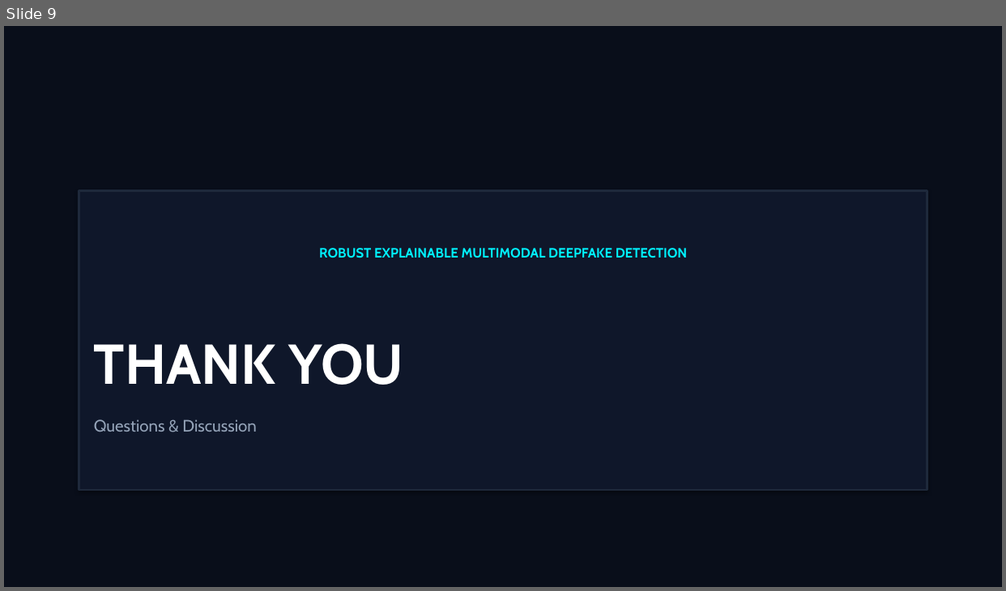
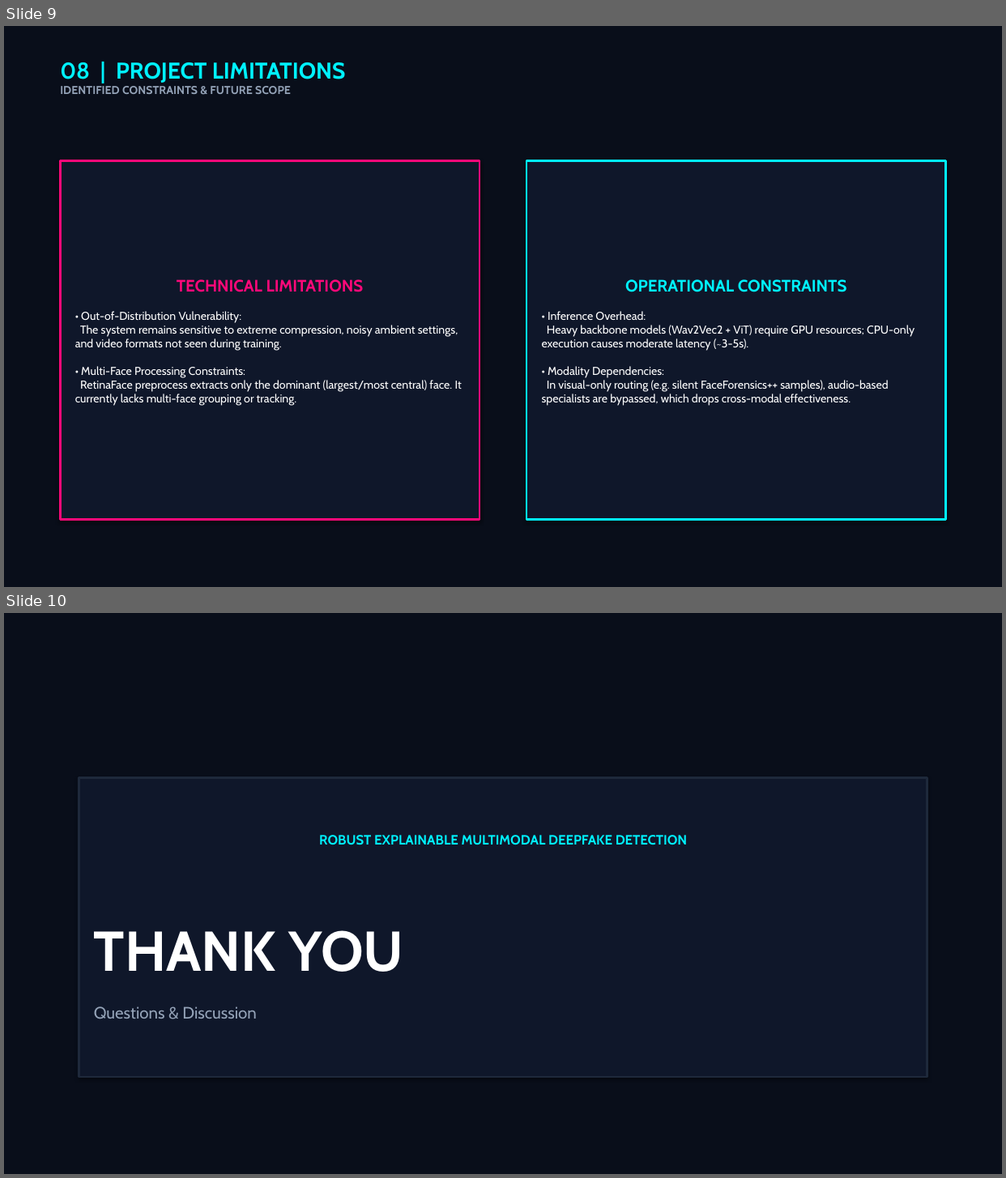
Before and after one commit to PrabhuVineeth/Multi-Modal-Deepfake-Detection-System, a slide deck: Robust_Explainable_MDDS_Presentation.pptx. Shown one above the other, each under a label of ours: slide 9 before the commit, slides 9 and 10 after it. The pictures are 1006x591 and 1006x1178 pixels, drawn with LibreOffice and Linux fonts; fonts in the diff are those of the drawing. Boxes give left, top, right and bottom in pixels: in the first picture for what was removed or moved away, otherwise in the second. Text is boxed around its words. In the diff, an @@ line names an element or a change of style, - is before the commit and + after.

Commit message:
Phase 42: Update Robust_Explainable_MDDS_Presentation.pptx with complete dataset metrics tables and project limitations slide

```diff
--- a/Robust_Explainable_MDDS_Presentation.pptx
+++ b/Robust_Explainable_MDDS_Presentation.pptx
@@ slide 9 added at (x1=4, y1=26, x2=1002, y2=587), background #090E1A @@
@@ text added at (x1=60, y1=62, x2=346, y2=94), 11 pt, text #94A3B8, bold @@
+08 | PROJECT LIMITATIONS
+IDENTIFIED CONSTRAINTS & FUTURE SCOPE
@@ rectangle added at (x1=60, y1=160, x2=479, y2=520), fill #0F172A, outline #FE0879 2 pt, 11 pt, text #FFFFFF @@
+TECHNICAL LIMITATIONS
+• Out-of-Distribution Vulnerability:
+The system remains sensitive to extreme compression, noisy ambient settings, and video formats not seen during training.
+• Multi-Face Processing Constraints:
+RetinaFace preprocess extracts only the dominant (largest/most central) face. It currently lacks multi-face grouping or tracking.
@@ rectangle added at (x1=526, y1=160, x2=946, y2=520), fill #0F172A, outline #00F2FE 2 pt, 11 pt, text #FFFFFF @@
+OPERATIONAL CONSTRAINTS
+• Inference Overhead:
+Heavy backbone models (Wav2Vec2 + ViT) require GPU resources; CPU-only execution causes moderate latency (~3-5s).
+• Modality Dependencies:
+In visual-only routing (e.g. silent FaceForensics++ samples), audio-based specialists are bypassed, which drops cross-modal effectiveness.
@@ what was slide 9 is now slide 10 @@
```
Also in this commit, not shown: 1 slide changed, 1 other slide added, 1 slide removed.
